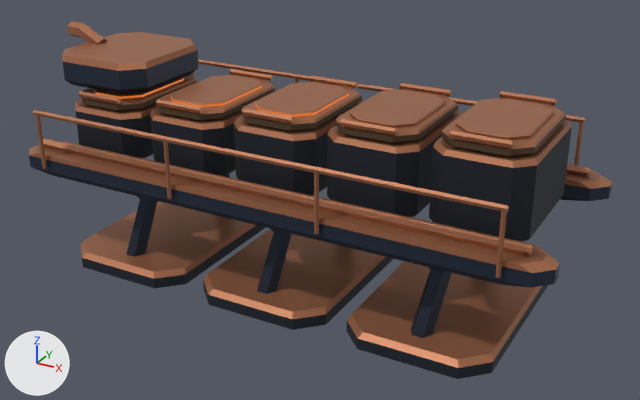
Renders of the glTF model assets/models/scenery/forge-casting-line.glb from each side of a commit.
Rendered twice from a 50 mm camera at (7.86, -13.78, 8.55) aimed at (0.29, -0.02, 1.67). The axes (+X, +Y, +Z) are drawn at lower left. The lights are the same throughout. The older version comes first. Vertices at exactly the same position are counted once.

Objects in the first picture: 'forge-casting-line'.
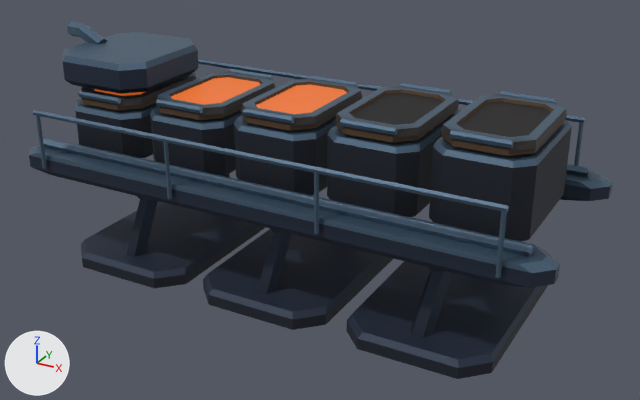
What changed in the scene script:
```text
Change mat_lava_foundry_ingot_line_bevel:
    where n2 = _N.new('ShaderNodeMix'); n2.name = 'Mix'
    n2.inputs[7].default_value: (0.429, 0.171, 0.0844, 1.0) -> (0.0782, 0.136, 0.205, 1.0)  # 'B', brown #af7352 -> 'B', blue #4f677d
Add mat_cast_iron_moulds:
    mat_cast_iron_moulds = bpy.data.materials.new('Cast iron moulds')
    # nodes: BsdfPrincipled, Mix, OutputMaterial, VertexColor
    # colours: dark grey #3f3b3b, mixed with the vertex colours
Change me_forge_casting_line:
    used by ob_forge_casting_line; location = (0.0, 0.0, 0.0)
    remove me_forge_casting_line.from_pydata(...)  # 1018 vertices, 1836 faces; spans x -5.7..5.32, y -2.32..2.32, z 0.0..4.5
    add me_forge_casting_line.from_pydata(...)  # 1114 vertices, 1956 faces; spans x -5.7..5.32, y -2.32..2.32, z 0.0..4.5
    me_forge_casting_line part 1: the loose piece of 32 vertices spanning x -4.58..-3.34, y -0.98..0.98, z 3.36..3.44 is rebuilt with 32 vertices and now spans x -4.55..-3.37, y -0.96..0.96, z 3.31..3.39
    me_forge_casting_line part 2: the loose piece of 32 vertices spanning x -2.64..-1.4, y -0.98..0.98, z 3.48..3.56 is rebuilt with 32 vertices and now spans x -2.61..-1.43, y -0.96..0.96, z 3.43..3.51
    me_forge_casting_line part 3: the loose piece of 32 vertices spanning x -0.7..0.54, y -0.98..0.98, z 3.6..3.68 is rebuilt with 32 vertices and now spans x -0.67..0.51, y -0.96..0.96, z 3.55..3.63
    me_forge_casting_line part 4: the loose piece of 32 vertices spanning x 1.24..2.48, y -0.98..0.98, z 3.72..3.8 is rebuilt with 32 vertices and now spans x 1.08..2.64, y -1.23..1.23, z 3.59..3.8
    me_forge_casting_line part 5: the loose piece of 32 vertices spanning x 3.18..4.42, y -0.98..0.98, z 3.84..3.92 is rebuilt with 32 vertices and now spans x 3.02..4.58, y -1.23..1.23, z 3.71..3.92
    me_forge_casting_line part 6: a new loose piece of 32 vertices spanning x -4.74..-3.18, y -1.23..1.23, z 3.23..3.44
    me_forge_casting_line part 7: a new loose piece of 32 vertices spanning x -2.8..-1.24, y -1.23..1.23, z 3.35..3.56
    me_forge_casting_line part 8: a new loose piece of 32 vertices spanning x -0.86..0.7, y -1.23..1.23, z 3.47..3.68
    me_forge_casting_line part 9: 300 kept faces spanning x -5.12..4.57, y -1.28..1.28, z 3.23..3.96 get new vertex colours
    me_forge_casting_line part 10: 66 faces spanning x -4.44..4.44, y -2.14..2.14, z 0.31..0.41 switch from mat_lava_foundry_ingot_line_bevel to mat_lava_foundry_ingot_line_body
    me_forge_casting_line part 11: 110 faces spanning x -4.73..4.57, y -1.23..1.23, z 3.33..3.86 switch from mat_lava_foundry_ingot_line_bevel to mat_cast_iron_moulds
```

Boxes [x1, y1, x2, y2] around the edits, measured in the pictures (640 x 400 px):
'forge-casting-line', surface changed, reshaped (darker)
    both: [29, 21, 613, 379]
part 1 of me_forge_casting_line, rebuilt (mostly hidden afterwards)
    before: [95, 77, 184, 99]
    after: [94, 89, 145, 96]
part 2 of me_forge_casting_line, rebuilt
    before: [170, 75, 262, 107]
    after: [171, 77, 261, 105]
part 3 of me_forge_casting_line, rebuilt
    before: [255, 82, 349, 117]
    after: [256, 84, 347, 114]
part 4 of me_forge_casting_line, rebuilt (29% wider, 36% taller)
    before: [350, 90, 446, 128]
    after: [335, 86, 459, 138]
part 5 of me_forge_casting_line, rebuilt (28% wider, 38% taller)
    before: [456, 99, 554, 140]
    after: [441, 94, 567, 151]
part 6 of me_forge_casting_line, added
    after: [81, 73, 196, 107]
part 7 of me_forge_casting_line, added
    after: [157, 72, 275, 116]
part 8 of me_forge_casting_line, added
    after: [241, 78, 362, 126]
part 9 of me_forge_casting_line, recoloured
    both: [81, 69, 566, 156]
part 10 of me_forge_casting_line, recoloured (darker)
    both: [81, 201, 542, 368]
part 11 of me_forge_casting_line, recoloured
    before: [82, 74, 566, 150]
    after: [82, 93, 551, 150]
